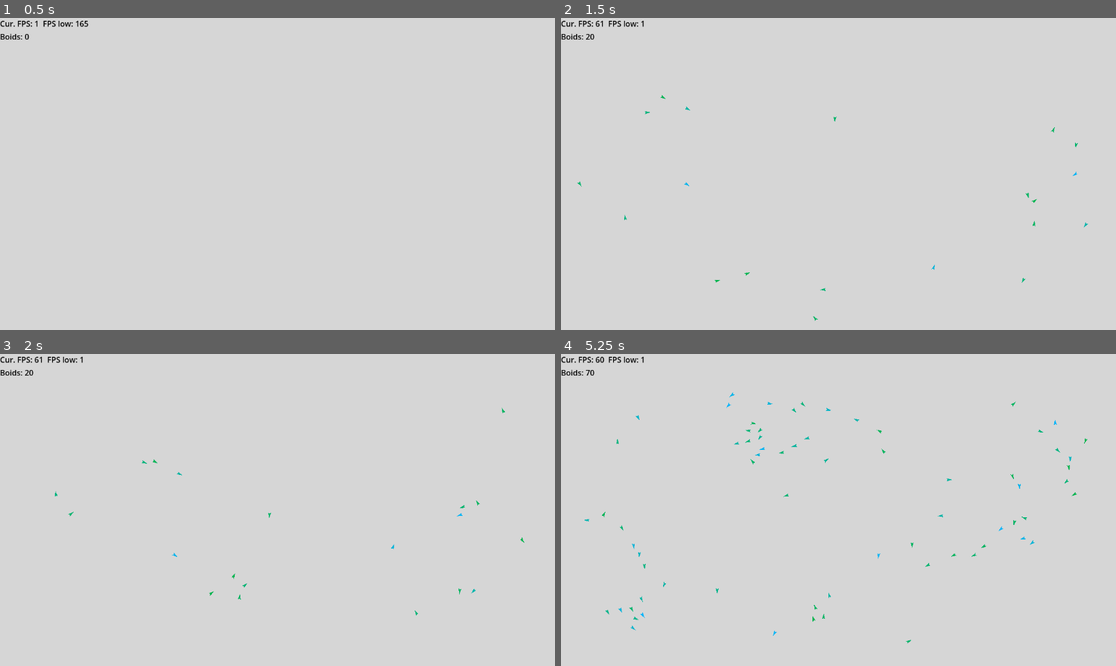
Above: before the commit, frames 1-4 (two rows, left to right).
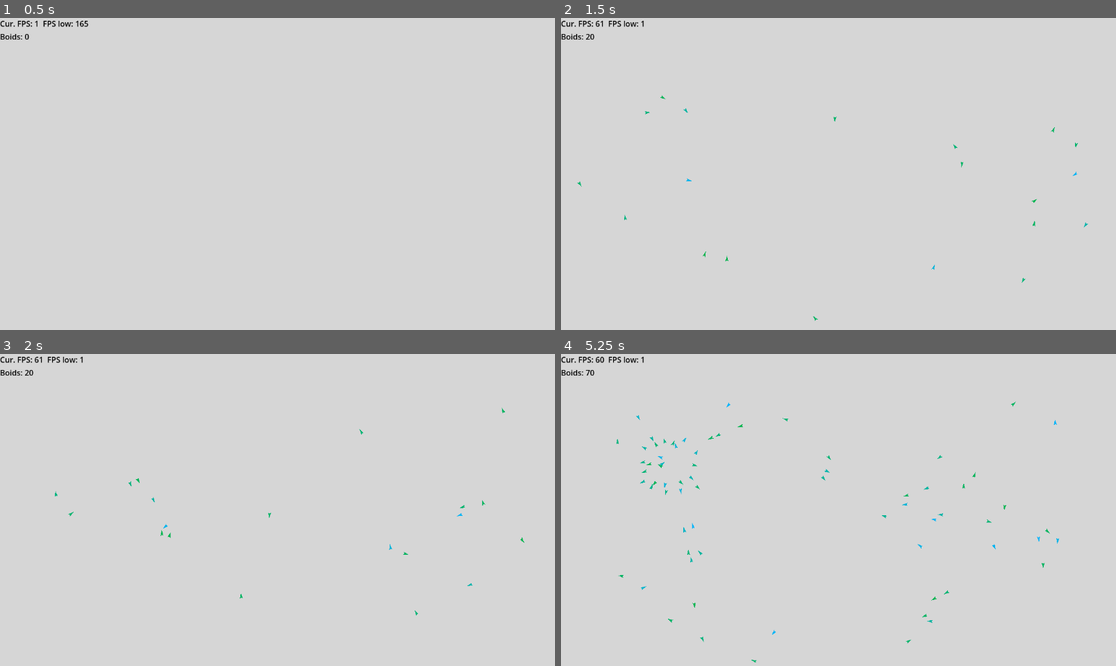
Above: after the commit, the same moments.

Repository: flamepineapple9/Boids
Game: Godot game, scene res://Scenes/Main.tscn
Same seed, same stepped clock (60 frames per second), same inputs: the game is played once before the commit and once after it.
Inputs (mouse positions are in pixels of both pictures, inside the frame that each line leads up to):
- Up to frame 1 (0.5 s): no input
- Up to frame 2 (1.5 s): tap Enter at 0.5 s; move the mouse to (960, 158) at 0.52 s; tap Space (start) at 0.6, 1.35 s; move the mouse to (727, 189) at 1.27 s
- Up to frame 3 (2 s): no input
- Up to frame 4 (5.25 s): move the mouse to (894, 441) at 2.02 s; tap Space (start) every 0.75 s from 2.1 to 5.1 s; move the mouse to (810, 572) at 2.77 s; move the mouse to (1005, 556) at 3.52 s; move the mouse to (672, 463) at 4.27 s; move the mouse to (866, 510) at 5.02 s

Frame 1 is identical in both runs. In frame 2, less than 0.1% of the frame differs, in the area x 15-86%, y 24-88%; in frame 3, 0.1%; in frame 4, 0.8%, in the area x 4-95%, y 12-99%.

Commit message:
MouseAvoid()
Should avoid the mouse with a defined radius now, hopefully it works first try.

Diff:
--- a/scripts/Boid.gd
+++ b/scripts/Boid.gd
@@ -21,7 +21,7 @@
 	rotation = vel.angle()
 
 	#add all rule terms to vel, it will be normalized later to not increase the speed of boids
-	vel +=  velocityMatch(localBoids) + positionMatch(localBoids) + avoidance(localBoids) + boundary()
+	vel +=  velocityMatch(localBoids) + positionMatch(localBoids) + avoidance(localBoids) + boundary() + mouseAvoid()
 	vel = vel.normalized()
 	position += vel * speed * delta
 
@@ -79,3 +79,13 @@
 		c.y += -steeringForce
 
 	return c/10
+
+#Will probably need to scale it's intensity, likely too strong right now
+func mouseAvoid():
+	c = Vector2.ZERO
+
+	var mousePos: Vector2 = get_viewport().get_mouse_position()
+	if position.distance_to(mousePos) < 200:
+		c -= (position - mousePos).normalized()
+
+	return c
